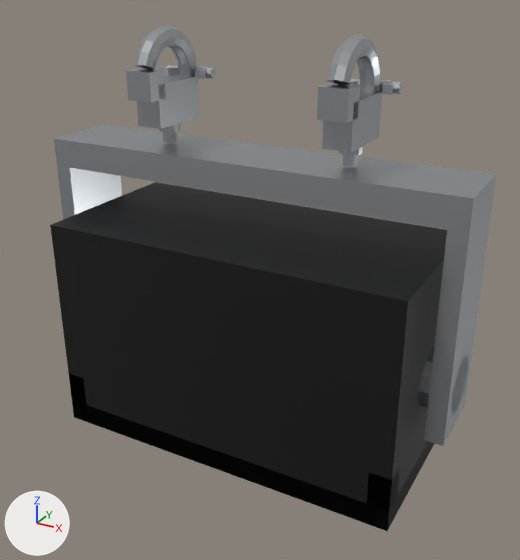
Before and after pictures for a commit that changed the glTF model assets/models/lamps/strobe-xenon.glb.
Both versions are drawn from a 50 mm camera at (0.372, -0.665, 0.148) aimed at (0.011, -0.009, -0.181). The lights are fixed; the arrows at lower left show +X, +Y and +Z. The picture after the commit comes second. Where no turn or scale is listed for an object, it has been applied to the vertices. Vertices at exactly the same position are counted once.

In view in the first picture: 'body', 'hanging-frame', 'lens-ring', 'truss-coupler', 'truss-coupler-bolt'.
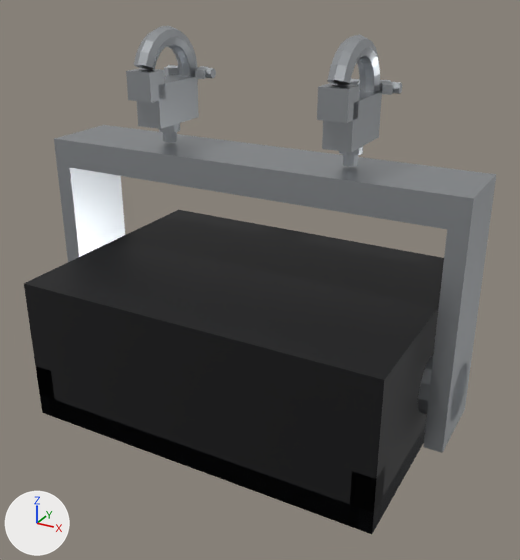
What differs and where, as boxes (x1, y1, x2, y2) in the pictures (520 x 560 px; the box of a moved part takes in the faces that stretch with it):
```json
{"object": "body", "change": "reshaped", "before": [50, 182, 447, 531], "after": [24, 210, 444, 534], "on screen": "7% shorter"}
{"object": "lens-ring", "change": "reshaped", "before": [72, 401, 434, 531], "after": [40, 395, 426, 534]}
{"part": 1, "of": "me_body", "change": "moved or reshaped", "before": [50, 225, 408, 480], "after": [24, 284, 384, 479]}
{"part": 2, "of": "me_body", "change": "moved or reshaped", "before": [69, 374, 400, 531], "after": [36, 366, 385, 534]}
{"part": 3, "of": "me_body", "change": "moved or reshaped", "before": [51, 182, 447, 479], "after": [24, 210, 444, 479]}
{"part": 4, "of": "me_body", "change": "moved or reshaped", "before": [389, 423, 434, 525], "after": [374, 411, 427, 527]}
{"part": 5, "of": "me_lens_ring", "change": "moved or reshaped", "before": [72, 401, 394, 531], "after": [40, 395, 379, 534]}
{"part": 6, "of": "me_lens_ring", "change": "moved or reshaped", "before": [387, 442, 434, 531], "after": [372, 424, 426, 531]}
```

Scene script edits in JSON lines:
```json
{"block": "me_body", "where": "# used by ob_body; location = (0.0, 0.0, 0.0)"}
{"op": "remove", "block": "me_body", "code": "me_body.from_pydata(...)  # 28 vertices, 60 faces; spans x -0.21..0.21, y -0.1..0.1, z -0.384..-0.124"}
{"op": "add", "block": "me_body", "code": "me_body.from_pydata(...)  # 28 vertices, 60 faces; spans x -0.21..0.21, y -0.15..0.15, z -0.347..-0.177"}
{"block": "me_body", "change": "me_body part 1: all 2 vertices in x -0.21..0.21, y -0.1, z -0.124 are moved by (0.0, -0.05, -0.053)"}
{"block": "me_body", "change": "me_body part 2: all 12 vertices in x -0.21..0.21, y -0.1..-0.076, z -0.384..-0.319 are moved by (0.0, -0.05, 0.037)"}
{"block": "me_body", "change": "me_body part 3: all 2 vertices in x -0.21..0.21, y 0.1, z -0.124 are moved by (0.0, 0.05, -0.053)"}
{"block": "me_body", "change": "me_body part 4: all 12 vertices in x -0.21..0.21, y 0.076..0.1, z -0.384..-0.319 are moved by (0.0, 0.05, 0.037)"}
{"block": "me_lens_ring", "where": "# used by ob_lens_ring; location = (0.0, 0.0, 0.0)"}
{"op": "remove", "block": "me_lens_ring", "code": "me_lens_ring.from_pydata(...)  # 24 vertices, 48 faces; spans x -0.21..0.21, y -0.1..0.1, z -0.384..-0.358"}
{"op": "add", "block": "me_lens_ring", "code": "me_lens_ring.from_pydata(...)  # 24 vertices, 48 faces; spans x -0.21..0.21, y -0.15..0.15, z -0.347..-0.321"}
{"block": "me_lens_ring", "change": "me_lens_ring part 5: all 12 vertices in x -0.21..0.21, y -0.1..-0.086, z -0.384..-0.358 are moved by (0.0, -0.05, 0.037)"}
{"block": "me_lens_ring", "change": "me_lens_ring part 6: all 12 vertices in x -0.21..0.21, y 0.086..0.1, z -0.384..-0.358 are moved by (0.0, 0.05, 0.037)"}
```
